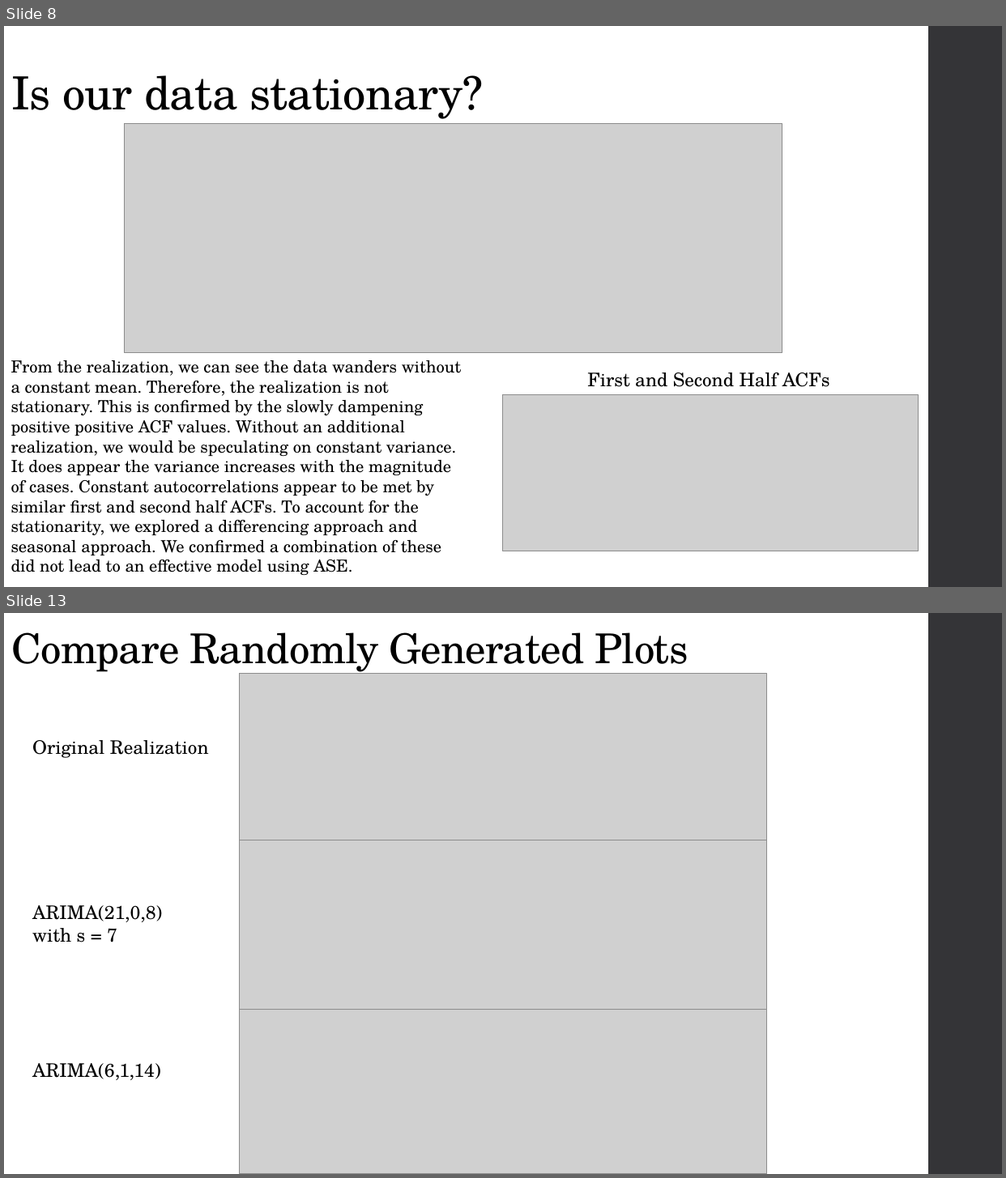
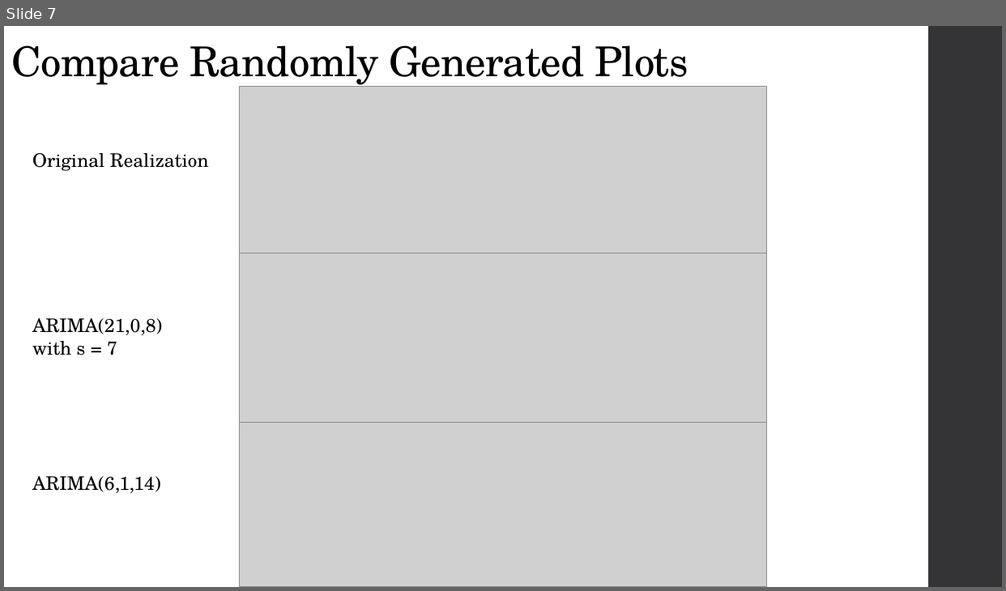
Before and after one commit to C-Stewart-GH/Forecasting_Texas_Covid_Case_Count, a slide deck: PPT_Files/TS_Cameron_Updates.pptx. Shown one above the other, each under a label of ours: slides 8 and 13 before the commit, slide 7 after it; the slides between them are not shown. The pictures are 1006x1178 and 1006x591 pixels, drawn with LibreOffice and Linux fonts; fonts in the diff are those of the drawing; grey boxes stand for pictures. Boxes give left, top, right and bottom in pixels: in the first picture for what was removed or moved away, otherwise in the second. Text is boxed around its words. In the diff, an @@ line names an element or a change of style, - is before the commit and + after.

```diff
--- a/PPT_Files/TS_Cameron_Updates.pptx
+++ b/PPT_Files/TS_Cameron_Updates.pptx
@@ slide 8 removed at [4,26,1002,587], background #FFFFFF; not listed: 1 template element that a slide beside it also shows @@
@@ title removed at [11,75,483,124] @@
-Is our data stationary?
@@ picture removed at [124,124,782,353] @@
@@ text removed at [11,361,461,575] @@
-From the realization, we can see the data wanders without a constant mean. Therefore, the realization is not stationary. This is confirmed by the slowly dampening positive positive ACF values. Without an additional realization, we would be speculating on constant variance. It does appear the variance increases with the magnitude of cases. Constant autocorrelations appear to be met by similar first and second half ACFs. To account for the stationarity, we explored a differencing approach and seasonal approach. We confirmed a combination of these did not lead to an effective model using ASE.
@@ text removed at [587,373,830,387] @@
-First and Second Half ACFs
@@ picture removed at [503,395,918,552] @@
@@ what was slide 13 is now slide 7 @@
```
Also in this commit, not shown: 6 slides changed, 2 slides added, 6 other slides removed, 3 other files.
